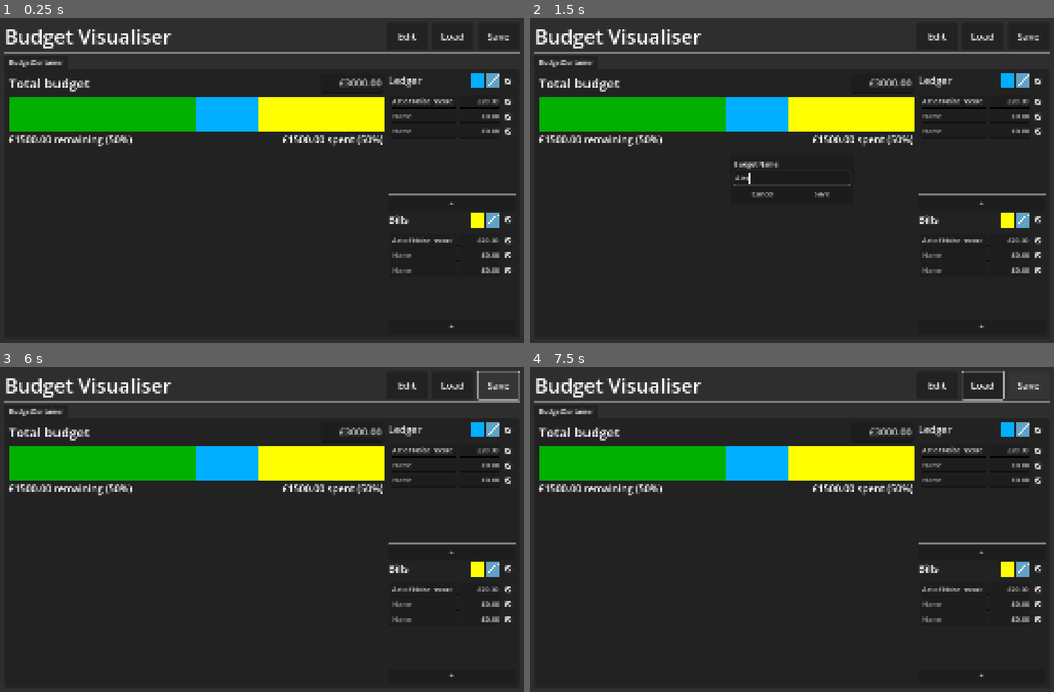
Above: before the commit, frames 1-4 (two rows, left to right).
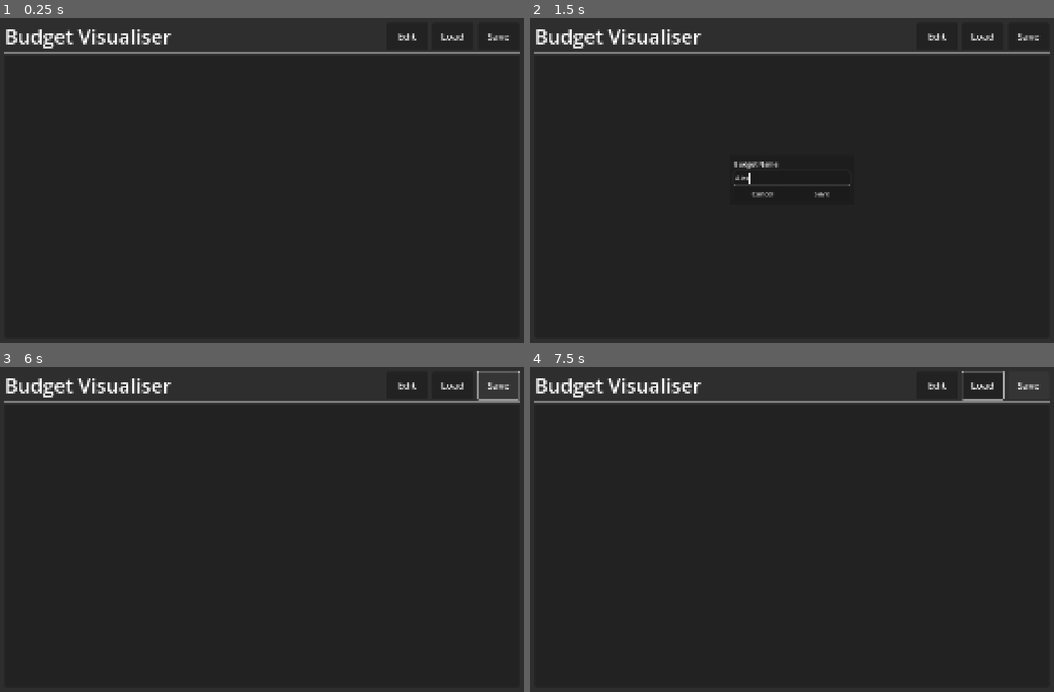
Above: after the commit, the same moments.

Repository: phrasmotica/budget-visualiser
Game: Godot game, scene res://app.tscn
The game is run twice, just before and just after one commit, with the same random seed, the same clock (stepped at 60 frames per second) and the same inputs.
Inputs (mouse positions are in pixels of both pictures, inside the frame that each line leads up to):
- Up to frame 1 (0.25 s): no input
- Up to frame 2 (1.5 s): click "Edit" at 0.5 s; click (792, 177) at 1.27 s; type "Alex" at 1.35 s
- Up to frame 3 (6 s): click "Load" at 2 s; click (492, 428) at 2.77 s; click (508, 428) at 3.52 s; click (450, 552) at 4.25 s, where only the run before the commit has a clickable "+"; click "Cancel" at 5 s; click "Save" at 5.75 s
- Up to frame 4 (7.5 s): hold Right (ui_right) 6.53-7.28 s; hold Left (ui_left) from 7.28 s (still down)

The runs differ from the first frame. In frame 1, 11% of the frame differs, in the area x 1-99%, y 12-96%; in frame 2, 11%; in frame 3, 11%; in frame 4, 11%.

Commit message:
Create new tab when budget is loaded on launch, rather than using a single static tab

Diff:
--- a/scenes/ui.tscn
+++ b/scenes/ui.tscn
@@ -67,7 +67,6 @@
 current_tab = 0
 
 [node name="BudgetContainer" parent="MarginContainer/VBoxContainer/TabContainer" instance=ExtResource("3_612qx")]
-unique_name_in_owner = true
 layout_mode = 2
 
 [node name="ModalLayer" type="CanvasLayer" parent="."]
@@ -98,7 +97,8 @@
 offset_bottom = 800.0
 mouse_filter = 0
 
-[node name="HoldToShowHandler" parent="ModalLayer/FileMenuContainer" node_paths=PackedStringArray("control_to_show") instance=ExtResource("6_apiio")]
+[node name="FileMenuHoldToShowHandler" parent="ModalLayer/FileMenuContainer" node_paths=PackedStringArray("control_to_show") instance=ExtResource("6_apiio")]
+unique_name_in_owner = true
 script = ExtResource("3_mp87e")
 input = &"file_menu_show"
 control_to_show = NodePath("..")
@@ -111,8 +111,8 @@
 unique_name_in_owner = true
 file_menu = NodePath("..")
 
-[connection signal="modal_hidden" from="." to="ModalLayer/FileMenuContainer/HoldToShowHandler" method="_on_ui_modal_hidden"]
-[connection signal="modal_shown" from="." to="ModalLayer/FileMenuContainer/HoldToShowHandler" method="_on_ui_modal_shown"]
+[connection signal="modal_hidden" from="." to="ModalLayer/FileMenuContainer/FileMenuHoldToShowHandler" method="_on_ui_modal_hidden"]
+[connection signal="modal_shown" from="." to="ModalLayer/FileMenuContainer/FileMenuHoldToShowHandler" method="_on_ui_modal_shown"]
 [connection signal="created_new_budget" from="BudgetManager" to="." method="_on_budget_manager_created_new_budget"]
 [connection signal="pressed" from="MarginContainer/VBoxContainer/HBoxContainer2/EditButton" to="." method="_on_edit_button_pressed"]
 [connection signal="pressed" from="MarginContainer/VBoxContainer/HBoxContainer2/LoadButton" to="." method="_on_load_button_pressed"]
@@ -124,8 +124,6 @@
 [connection signal="name_submitted" from="ModalLayer/RenameModalContainer/RenameModal" to="." method="_on_rename_modal_name_submitted"]
 [connection signal="load_requested" from="ModalLayer/LoadModalContainer/LoadModal" to="." method="_on_load_modal_load_requested"]
 [connection signal="modal_hidden" from="ModalLayer/LoadModalContainer/LoadModal" to="." method="_on_load_modal_modal_hidden"]
-[connection signal="activated" from="ModalLayer/FileMenuContainer/HoldToShowHandler" to="." method="_on_file_menu_hold_to_show_handler_activated"]
-[connection signal="activated" from="ModalLayer/FileMenuContainer/HoldToShowHandler" to="ModalLayer/FileMenuContainer/FileMenu/FileMenuHandler" method="_on_hold_to_show_handler_activated"]
-[connection signal="deactivated" from="ModalLayer/FileMenuContainer/HoldToShowHandler" to="." method="_on_file_menu_hold_to_show_handler_deactivated"]
-[connection signal="deactivated" from="ModalLayer/FileMenuContainer/HoldToShowHandler" to="ModalLayer/FileMenuContainer/FileMenu/FileMenuHandler" method="_on_hold_to_show_handler_deactivated"]
+[connection signal="activated" from="ModalLayer/FileMenuContainer/FileMenuHoldToShowHandler" to="ModalLayer/FileMenuContainer/FileMenu/FileMenuHandler" method="_on_hold_to_show_handler_activated"]
+[connection signal="deactivated" from="ModalLayer/FileMenuContainer/FileMenuHoldToShowHandler" to="ModalLayer/FileMenuContainer/FileMenu/FileMenuHandler" method="_on_hold_to_show_handler_deactivated"]
 [connection signal="new_budget" from="ModalLayer/FileMenuContainer/FileMenu/FileMenuHandler" to="BudgetManager" method="_on_file_menu_handler_new_budget"]
--- a/scripts/ui.gd
+++ b/scripts/ui.gd
@@ -5,9 +5,6 @@
 var tab_container: TabContainer = %TabContainer
 
 @onready
-var budget_container: BudgetContainer = %BudgetContainer
-
-@onready
 var rename_modal_container: Container = %RenameModalContainer
 
 @onready
@@ -21,6 +18,9 @@
 
 @onready
 var file_menu_container: Container = %FileMenuContainer
+
+@onready
+var file_menu_hold_to_show_handler: HoldToShowHandler = %FileMenuHoldToShowHandler
 
 @onready
 var budget_container_scene: PackedScene = preload("res://scenes/budget_container.tscn")
@@ -50,6 +50,10 @@
 		window.size = small_window_size
 		window.move_to_center()
 
+		for c in tab_container.get_children():
+			tab_container.remove_child(c)
+			c.queue_free()
+
 		if rename_modal_container:
 			rename_modal_container.hide()
 
@@ -75,6 +79,27 @@
 
 func get_save_data(id: int) -> SaveData:
 	return _save_data_map[id] if _save_data_map.has(id) else null
+
+func open_in_new_tab(budget: Budget) -> void:
+	var new_container: BudgetContainer = budget_container_scene.instantiate()
+	new_container.budget_changed.connect(handle_budget_changed)
+
+	modal_shown.connect(new_container.prevent_input)
+	modal_hidden.connect(new_container.allow_input)
+
+	file_menu_hold_to_show_handler.activated.connect(new_container.prevent_input)
+	file_menu_hold_to_show_handler.deactivated.connect(new_container.allow_input)
+
+	tab_container.add_child(new_container)
+
+	var idx := tab_container.get_child_count() - 1
+	tab_container.current_tab = idx
+	tab_container.set_tab_title(idx, budget.name)
+
+	new_container.inject(budget)
+	rename_modal.inject(budget)
+
+	refresh_current_budget()
 
 func _on_saver_loader_existing_data_read(file_names: Array[String]) -> void:
 	load_modal.inject(file_names)
@@ -89,15 +114,7 @@
 	budget.transactions = data.transactions
 	budget.bills = data.bills
 
-	set_budget_title(budget.name)
-
-	budget_container.inject(budget)
-	rename_modal.inject(budget)
-
-	if load_modal_container:
-		load_modal_container.hide()
-
-	refresh_current_budget()
+	open_in_new_tab(budget)
 
 func _on_budget_container_budget_changed(budget: Budget) -> void:
 	handle_budget_changed(budget)
@@ -134,7 +151,6 @@
 		load_modal_container.show()
 		existing_data_requested.emit()
 
-	budget_container.prevent_input()
 	modal_shown.emit()
 
 func _on_save_button_pressed() -> void:
@@ -146,7 +162,6 @@
 	if rename_modal_container:
 		rename_modal_container.show()
 
-	budget_container.prevent_input()
 	modal_shown.emit()
 
 func _on_rename_modal_name_submitted(new_name: String) -> void:
@@ -165,13 +180,11 @@
 	if rename_modal_container:
 		rename_modal_container.hide()
 
-	budget_container.allow_input()
 	modal_hidden.emit()
 
 func _on_rename_modal_modal_hidden() -> void:
 	rename_modal_container.hide()
 
-	budget_container.allow_input()
 	modal_hidden.emit()
 
 func _on_load_modal_load_requested(file_name: String) -> void:
@@ -182,14 +195,7 @@
 func _on_load_modal_modal_hidden() -> void:
 	load_modal_container.hide()
 
-	budget_container.allow_input()
 	modal_hidden.emit()
-
-func _on_file_menu_hold_to_show_handler_activated() -> void:
-	budget_container.prevent_input()
-
-func _on_file_menu_hold_to_show_handler_deactivated() -> void:
-	budget_container.allow_input()
 
 func _on_budget_manager_created_new_budget(budget: Budget) -> void:
 	print("Created new budget ID=%d" % budget.id)
@@ -199,19 +205,7 @@
 
 	_save_data_map[budget.id] = new_save_data
 
-	var new_container: BudgetContainer = budget_container_scene.instantiate()
-	new_container.budget_changed.connect(handle_budget_changed)
-
-	tab_container.add_child(new_container)
-
-	var idx := tab_container.get_child_count() - 1
-	tab_container.current_tab = idx
-	tab_container.set_tab_title(idx, new_save_data.name)
-
-	new_container.inject(budget)
-	rename_modal.inject(budget)
-
-	refresh_current_budget()
+	open_in_new_tab(budget)
 
 func _on_tab_container_tab_selected(tab: int) -> void:
 	_current_tab_id = tab
Not shown: 1 places in scenes/ui.tscn that only renumber resources
